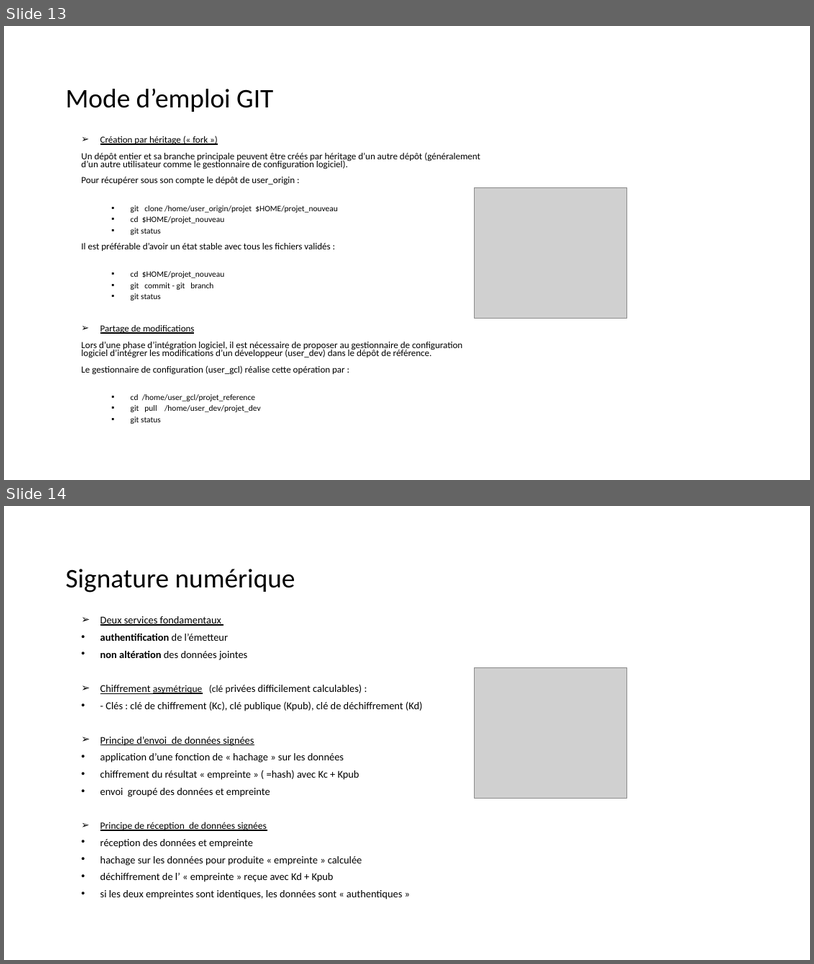
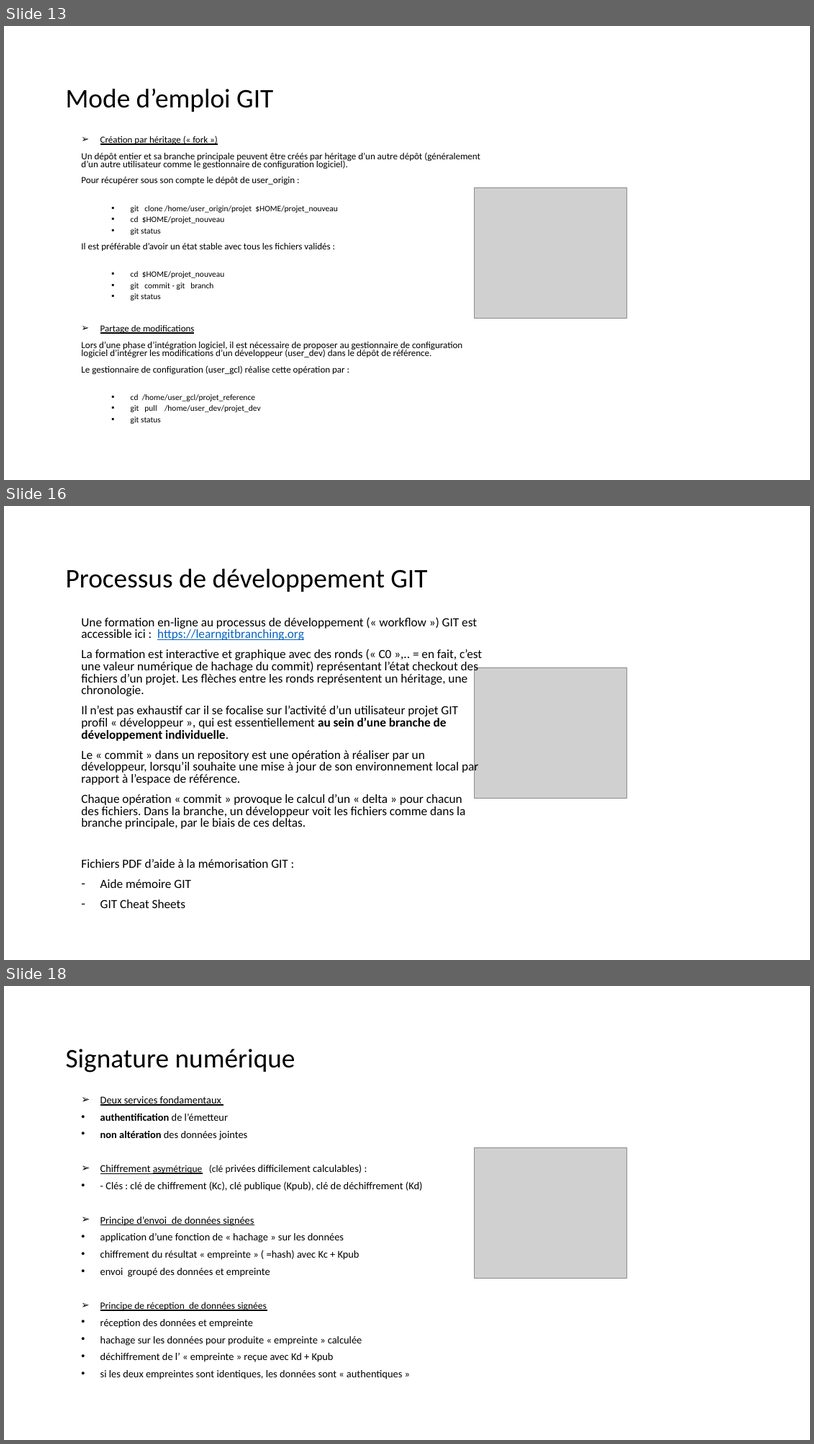
Before and after one commit to dominiquelaurain/fastecdsa, a slide deck: docs/Autoformation_Git.pptx. Shown one above the other, each under a label of ours: slides 13 and 14 before the commit, slides 13, 16 and 18 after it; the slides between them are not shown. The pictures are 814x964 and 814x1444 pixels, drawn with LibreOffice and Linux fonts; fonts in the diff are those of the drawing; grey boxes stand for pictures. Boxes give left, top, right and bottom in pixels: in the first picture for what was removed or moved away, otherwise in the second. Text is boxed around its words. In the diff, an @@ line names an element or a change of style, - is before the commit and + after.

```diff
--- a/docs/Autoformation_Git.pptx
+++ b/docs/Autoformation_Git.pptx
@@ slide 16 added at bbox=[4, 506, 810, 960], background #FFFFFF @@
@@ title added at bbox=[66, 569, 427, 592], 32 pt, text #000000 @@
+Processus de développement GIT
@@ text added at bbox=[81, 618, 482, 908], 14.8 pt, text #000000 @@
+Une formation en-ligne au processus de développement (« workflow ») GIT est accessible ici : https://learngitbranching.org
+La formation est interactive et graphique avec des ronds (« C0 »,.. = en fait, c’est une valeur numérique de hachage du commit) représentant l’état checkout des fichiers d’un projet. Les flèches entre les ronds représentent un héritage, une chronologie.
+Il n’est pas exhaustif car il se focalise sur l’activité d’un utilisateur projet GIT profil « développeur », qui est essentiellement au sein d’une branche de développement individuelle.
+Le « commit » dans un repository est une opération à réaliser par un développeur, lorsqu’il souhaite une mise à jour de son environnement local par rapport à l’espace de référence.
+Chaque opération « commit » provoque le calcul d’un « delta » pour chacun des fichiers. Dans la branche, un développeur voit les fichiers comme dans la branche principale, par le biais de ces deltas.
+Fichiers PDF d’aide à la mémorisation GIT :
+– Aide mémoire GIT
+– GIT Cheat Sheets
@@ picture added at bbox=[475, 667, 628, 798] @@
@@ what was slide 14 is now slide 18 @@
```
Also in this commit, not shown: 1 slide changed, 6 other slides added.
